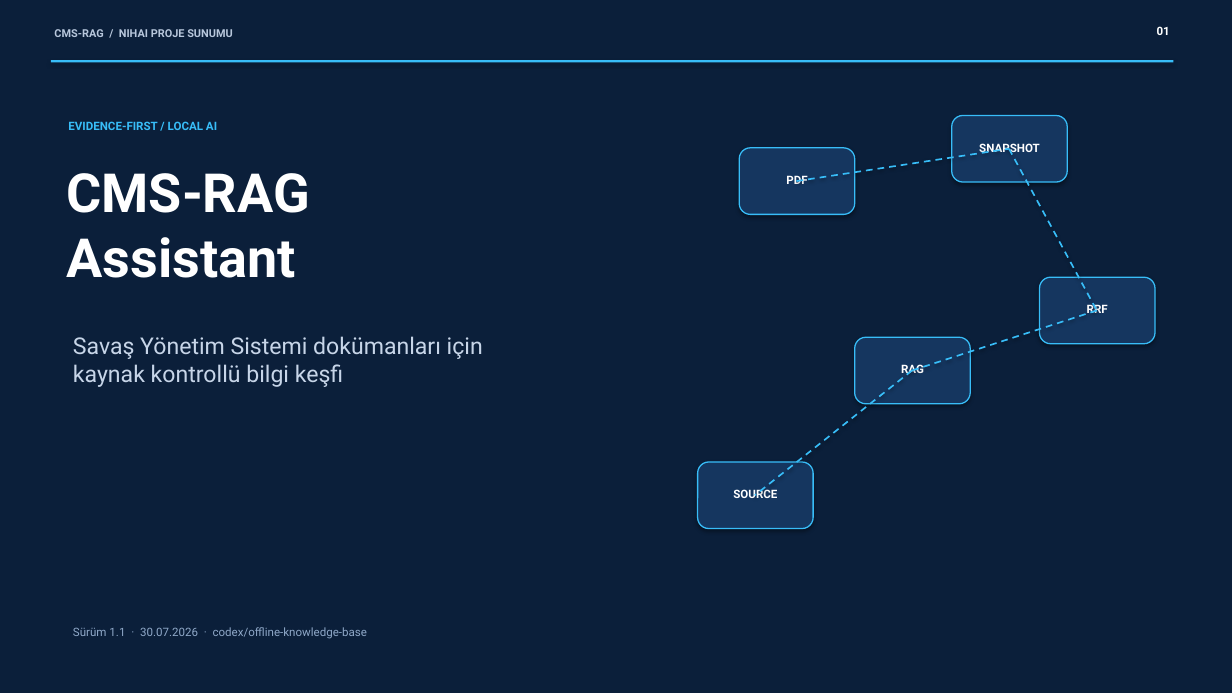
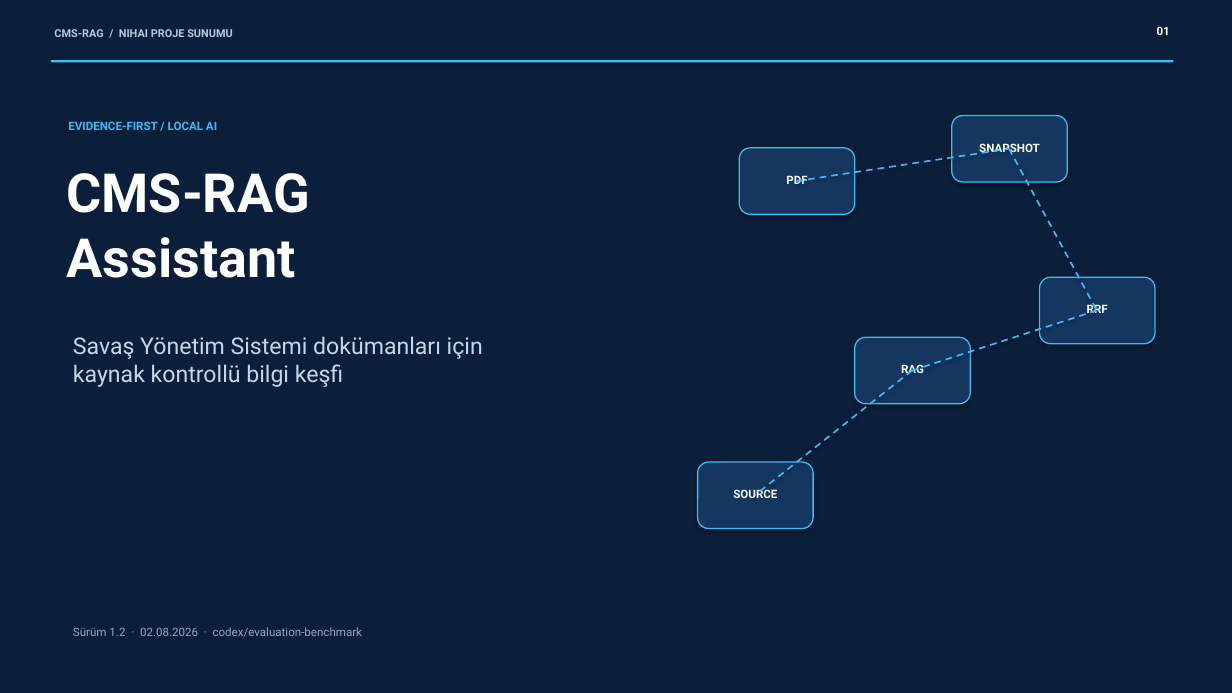
Before and after one commit to AnEngineerEfe/CMS-RAG-Assistant, a slide deck: slide 1 of deliverables/CMS-RAG_Nihai_Proje_Sunumu.pptx. Drawn at 1232x693 pixels with LibreOffice and Linux fonts; fonts in the diff are those of the drawing. Boxes give left, top, right and bottom in pixels: in the first picture for what was removed or moved away, otherwise in the second. Text is boxed around its words. In the diff, an @@ line names an element or a change of style, - is before the commit and + after.

Commit message:
feat: expand evaluation and add privacy-safe audit

```diff
--- a/deliverables/CMS-RAG_Nihai_Proje_Sunumu.pptx
+++ b/deliverables/CMS-RAG_Nihai_Proje_Sunumu.pptx
@@ text at [73,627,363,637]: text changed @@
-Sürüm 1.1 · 30.07.2026 · codex/offline-knowledge-base
+Sürüm 1.2 · 02.08.2026 · codex/evaluation-benchmark
```
Also in this commit, not shown: 4 other slides changed, 27 other files.
